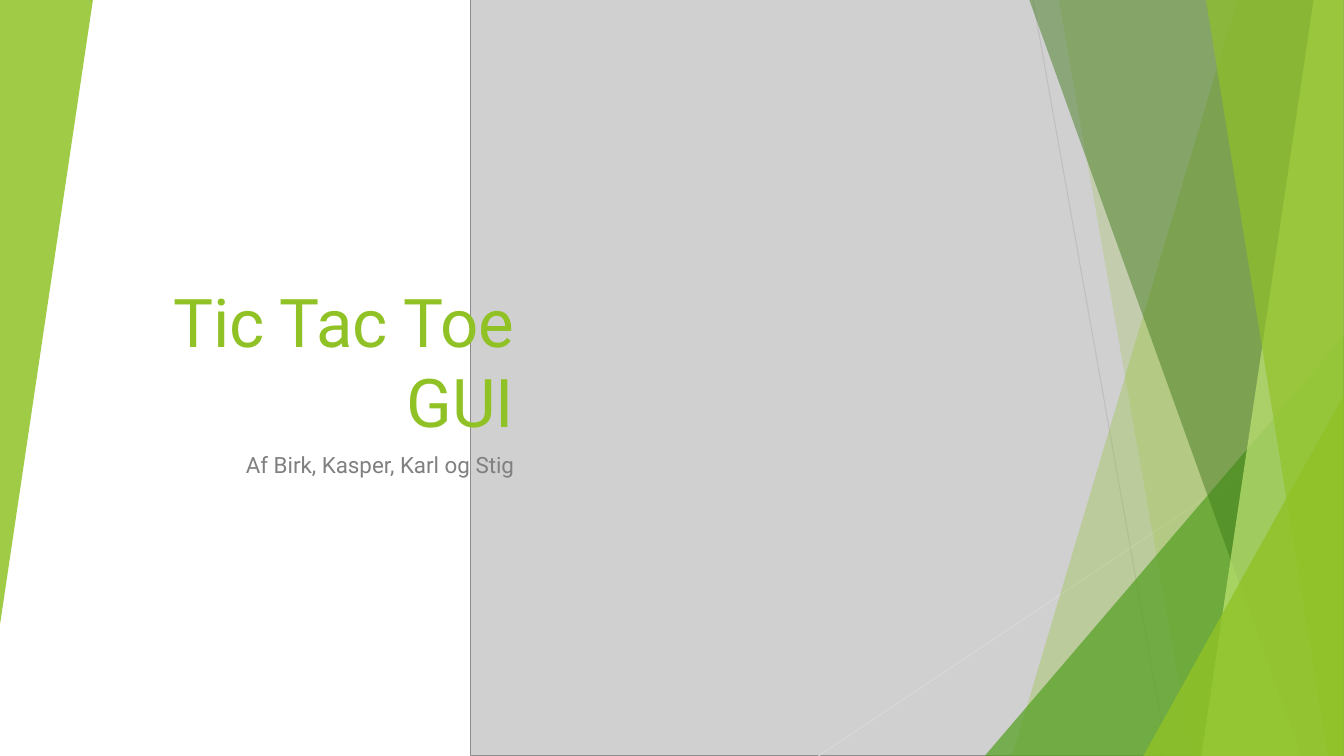
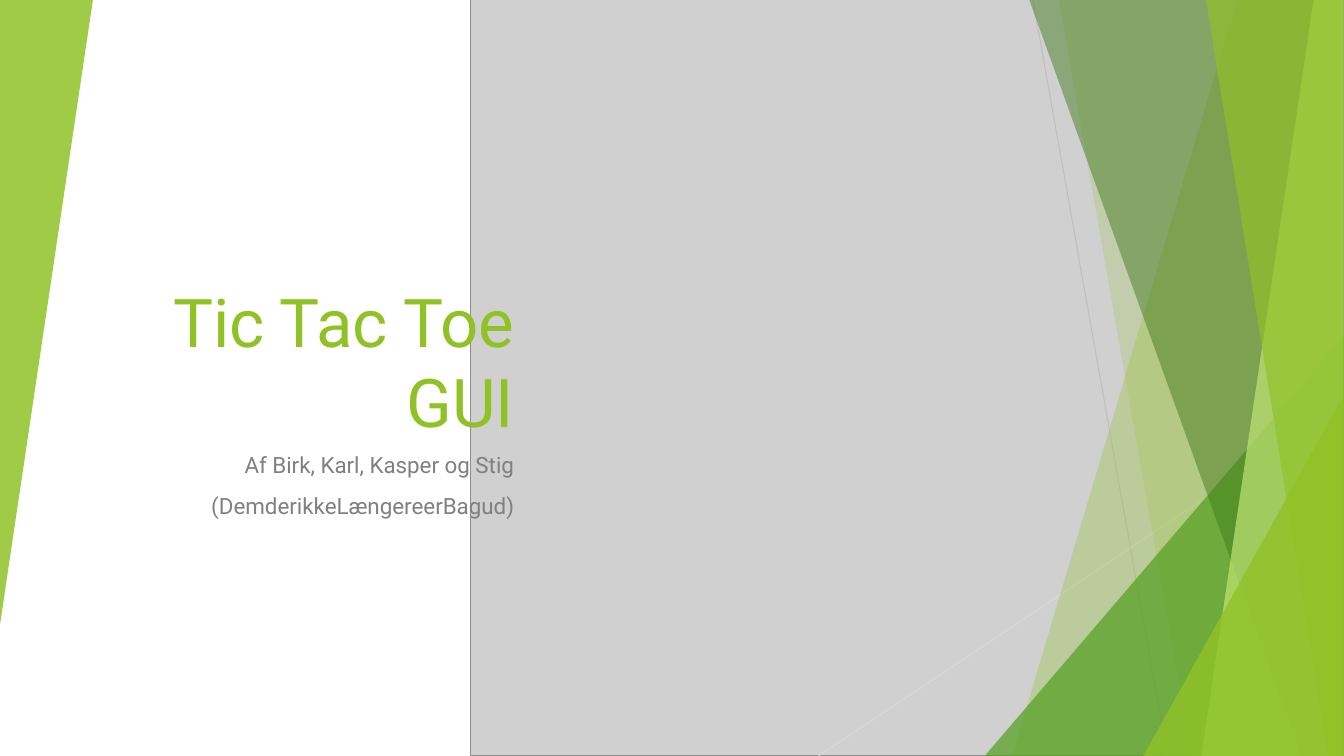
Before and after one commit to UffeThorsen/ZBC-ProgB-18-20-TicTacToe, a slide deck: slide 1 of notes/Tic Tac Toe GUI.pptx. Drawn at 1344x756 pixels with LibreOffice and Linux fonts; fonts in the diff are those of the drawing; grey boxes stand for pictures. Boxes give left, top, right and bottom in pixels: in the first picture for what was removed or moved away, otherwise in the second. Text is boxed around its words. In the diff, an @@ line names an element or a change of style, - is before the commit and + after.

```diff
--- a/notes/Tic Tac Toe GUI.pptx
+++ b/notes/Tic Tac Toe GUI.pptx
@@ subtitle at box(211, 456, 514, 520): text changed @@
-Af Birk, Kasper, Karl og Stig
+Af Birk, Karl, Kasper og Stig
+(DemderikkeLængereerBagud)
```
Also in this commit, not shown: 4 other slides changed, 1 slide added.
